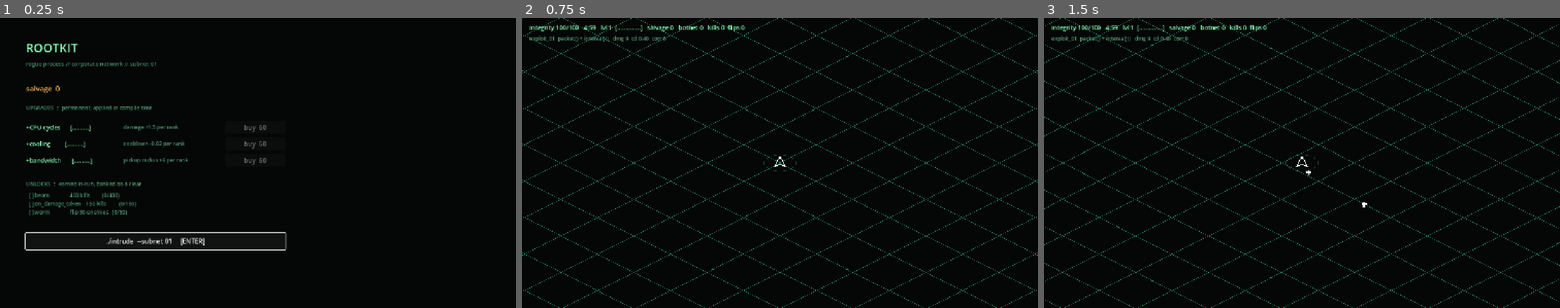
Above: before the commit, frames 1-3 (left to right).
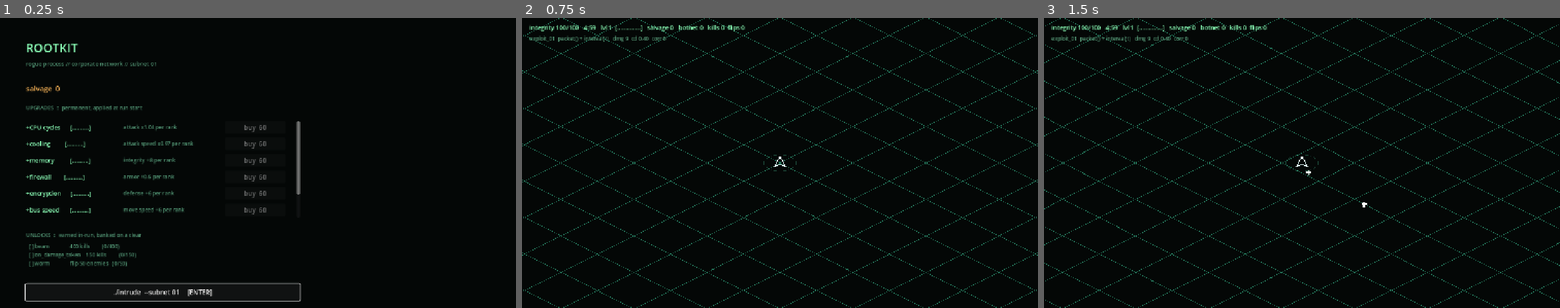
Above: after the commit, the same moments.

Repository: seanperkins/rootkit-game
Game: Godot game, scene res://scenes/main.tscn
Two runs of this game, one before a commit and one after it. Both use one fixed random seed, a clock stepped at 60 frames per second and the inputs below.
Inputs:
- Up to frame 1 (0.25 s): no input
- Up to frame 2 (0.75 s): click "./intrude --subnet 01 [ENTER]" at 0.5 s
- Up to frame 3 (1.5 s): tap Enter at 1.25, 1.35 s; hold D from 1.28 s (still down)

The runs differ from the first frame. In frame 1, 4.0% of the frame differs, in the area x 4-59%, y 30-98%; in frame 2, nothing differs; in frame 3, nothing differs.

Commit message:
feat: eight shop rows in a bounded ScrollContainer
Two columns were the alternative and do not fit: one row is 644px wide and two
need 1352 against a 1280 viewport. The explicit height is load-bearing — an
unbounded ScrollContainer adopts its content's minimum height and pushes
./intrude off-screen exactly as the bare VBoxContainer would.

The plan called this a manual screenshot gate. Node rectangles are readable
headlessly, so test_meta_layout.gd measures it instead — and immediately caught
that 300px still clipped the start button to y=762 in a 720px viewport. 240 puts
it at 702.

Diff:
--- a/scripts/meta/meta_screen.gd
+++ b/scripts/meta/meta_screen.gd
@@ -7,9 +7,17 @@
 const DIM := Color(0.32, 0.58, 0.45)
 const HOT := Color(1.0, 0.72, 0.35)
 
+## Every id here MUST exist in SaveGame._default()["buffs"]: _refresh indexes
+## d["buffs"][id] directly with no .get, so a name present here and missing there
+## crashes the shop on open.
 const BUFFS := [
-	[&"cpu_cycles", "+CPU cycles", "damage +1.5 per rank"],
-	[&"cooling",    "+cooling",    "cooldown -0.02 per rank"],
+	[&"cpu_cycles", "+CPU cycles", "attack x1.04 per rank"],
+	[&"cooling",    "+cooling",    "attack speed x0.97 per rank"],
+	[&"memory",     "+memory",     "integrity +8 per rank"],
+	[&"firewall",   "+firewall",   "armor +0.6 per rank"],
+	[&"encryption", "+encryption", "defense +6 per rank"],
+	[&"bus_speed",  "+bus speed",  "move speed +6 per rank"],
+	[&"addressing", "+addressing", "range x1.03 per rank"],
 	[&"bandwidth",  "+bandwidth",  "pickup radius +6 per rank"],
 ]
 
@@ -36,8 +44,26 @@
 	_salvage = _label("", 18, HOT)
 	col.add_child(_salvage)
 	col.add_child(_spacer(6))
-	col.add_child(_label("UPGRADES  ::  permanent, applied at compile time", 13, DIM))
+	col.add_child(_label("UPGRADES  ::  permanent, applied at run start", 13, DIM))
 	col.add_child(_spacer(4))
+
+	# Eight rows at 40px each is 320px added to a column that already ran to
+	# roughly 505px in a 720px viewport, so the rows scroll and ./intrude does
+	# not. The explicit height is load-bearing: an unbounded ScrollContainer
+	# adopts its content's minimum height and pushes the start button off-screen
+	# exactly as the bare VBoxContainer would. Two columns were the other option
+	# and do not fit — one row is 644px wide and two need 1352 against 1280.
+	var scroll := ScrollContainer.new()
+	# 240, not 300: at 300 the measured bottom edge of ./intrude landed at y=762
+	# in a 720px viewport. 240 shows six rows and leaves ~60px of slack for font
+	# metrics. test_meta_layout.gd measures this rather than trusting the number.
+	scroll.custom_minimum_size = Vector2(680, 240)
+	scroll.horizontal_scroll_mode = ScrollContainer.SCROLL_MODE_DISABLED
+	col.add_child(scroll)
+
+	var rows := VBoxContainer.new()
+	rows.add_theme_constant_override("separation", 10)
+	scroll.add_child(rows)
 
 	for b in BUFFS:
 		var row := HBoxContainer.new()
@@ -52,7 +78,7 @@
 		row.add_child(name_l)
 		row.add_child(desc_l)
 		row.add_child(buy)
-		col.add_child(row)
+		rows.add_child(row)
 		_rows.append({"id": b[0], "label": b[1], "name": name_l, "buy": buy})
 
 	col.add_child(_spacer(14))
--- /dev/null
+++ b/tests/test_meta_layout.gd
@@ -0,0 +1,77 @@
+extends SceneTree
+
+## The shop screen went from three upgrade rows to eight. Five extra rows at
+## 40px each is 200px added to a column that already ran to roughly 505px inside
+## a 720px viewport, so without the ScrollContainer the ./intrude button falls
+## off the bottom — and the button is the only thing on the screen that has to
+## be reachable.
+##
+## The plan called this a manual screenshot gate. It is not: node rectangles are
+## readable headlessly, so the check that actually matters is automatable and
+## nobody has to remember to look.
+
+const EXPECTED_CHECKS := 4
+
+var failures := 0
+var checks := 0
+
+func _initialize() -> void:
+	SaveGame.use_test_paths()
+	SaveGame.use_fresh_state()
+	print("ROOTKIT — meta screen layout\n")
+	await process_frame
+	await fits_the_viewport()
+	print("")
+	if checks != EXPECTED_CHECKS:
+		print("  FAIL — ran %d checks, expected %d (a function aborted early)"
+			% [checks, EXPECTED_CHECKS])
+		failures += 1
+	if failures == 0: print("  PASS — all cases")
+	else: print("  FAIL — %d assertion(s)" % failures)
+	quit(1 if failures > 0 else 0)
+
+func _check(label: String, got, want) -> void:
+	checks += 1
+	if got == want:
+		print("  ok    %s" % label)
+	else:
+		print("  FAIL  %s — got %s, want %s" % [label, got, want])
+		failures += 1
+
+func _find(node: Node, cls: String, needle: String) -> Node:
+	if node.is_class(cls):
+		if needle == "" or (node.get("text") != null and needle in str(node.get("text"))):
+			return node
+	for c in node.get_children():
+		var hit := _find(c, cls, needle)
+		if hit != null:
+			return hit
+	return null
+
+func fits_the_viewport() -> void:
+	var main: Node = load("res://scenes/main.tscn").instantiate()
+	root.add_child(main)
+	# Several frames: containers resolve their rectangles over more than one.
+	for i in 8:
+		await process_frame
+
+	var vh: float = ProjectSettings.get_setting("display/window/size/viewport_height")
+	var vw: float = ProjectSettings.get_setting("display/window/size/viewport_width")
+
+	var start: Node = _find(main, "Button", "intrude")
+	_check("the start button exists", start != null, true)
+	if start == null:
+		main.queue_free()
+		await process_frame
+		return
+
+	var r: Rect2 = (start as Control).get_global_rect()
+	print("    ./intrude bottom edge at y=%.0f of %.0f" % [r.end.y, vh])
+	_check("./intrude fits inside the viewport height", r.end.y <= vh, true)
+	_check("./intrude fits inside the viewport width", r.end.x <= vw, true)
+
+	var scroll: Node = _find(main, "ScrollContainer", "")
+	_check("the upgrade rows are in a ScrollContainer", scroll != null, true)
+
+	main.queue_free()
+	await process_frame
